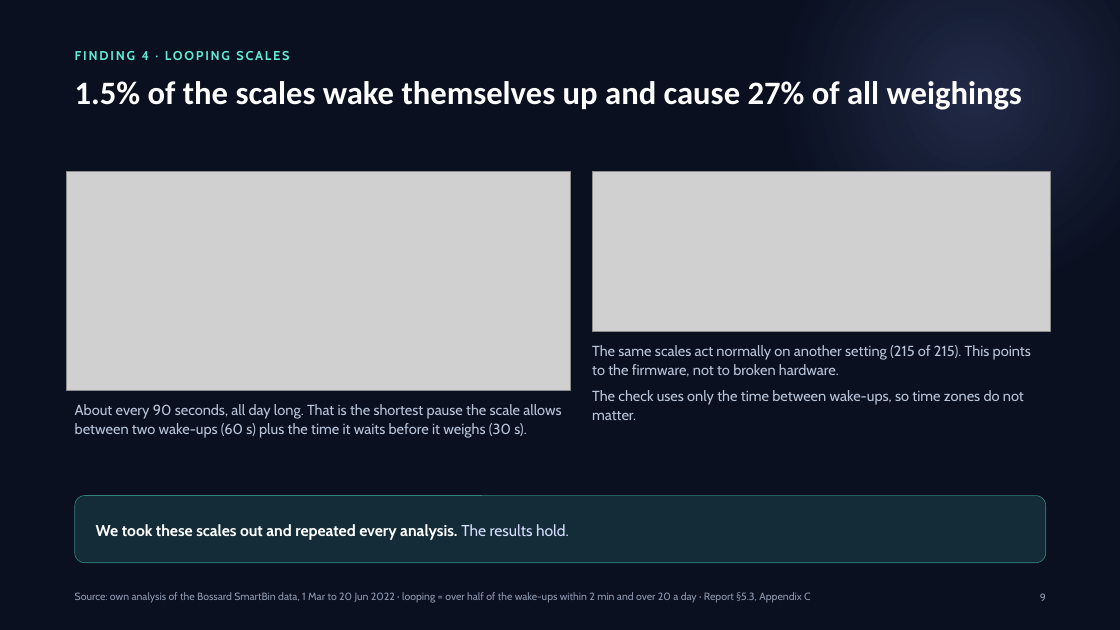
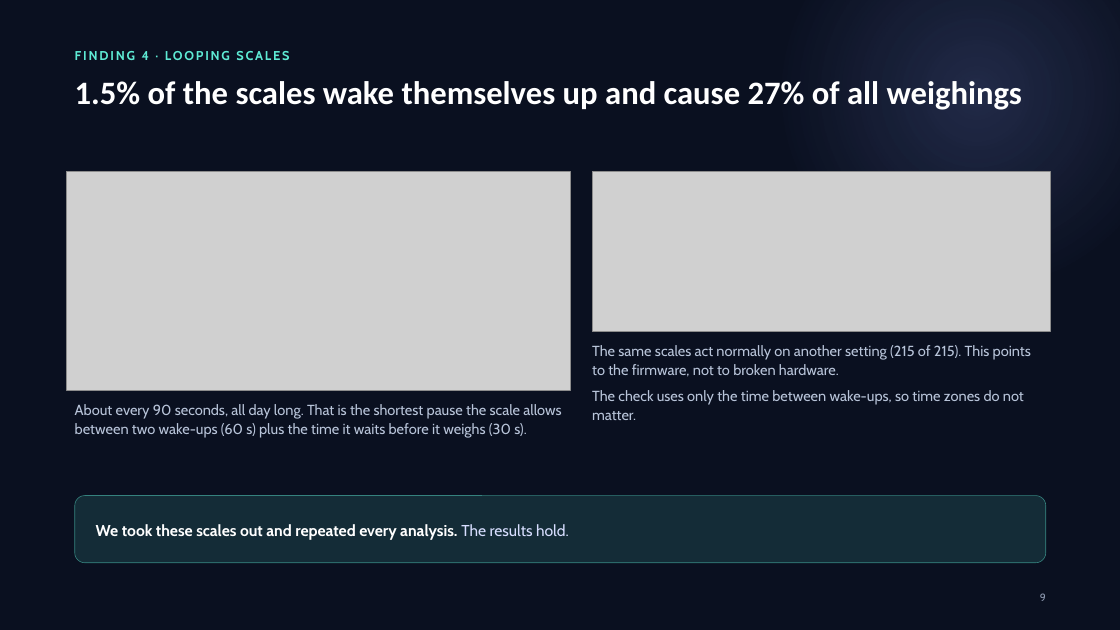
Before and after one commit to erenalpckroglu/smartbin-sensor-optimization, a slide deck: slide 9 of presentation/SmartBin – presentation.pptx. Drawn at 1120x630 pixels with LibreOffice and Linux fonts; fonts in the diff are those of the drawing; grey boxes stand for pictures. Boxes give left, top, right and bottom in pixels: in the first picture for what was removed or moved away, otherwise in the second. Text is boxed around its words. In the diff, an @@ line names an element or a change of style, - is before the commit and + after.

```diff
--- a/presentation/SmartBin – presentation.pptx
+++ b/presentation/SmartBin – presentation.pptx
@@ text removed at [75,592,810,603] @@
-Source: own analysis of the Bossard SmartBin data, 1 Mar to 20 Jun 2022 · looping = over half of the wake-ups within 2 min and over 20 a day · Report §5.3, Appendix C
```
Also in this commit, not shown: 19 other slides changed, 1 other file.
